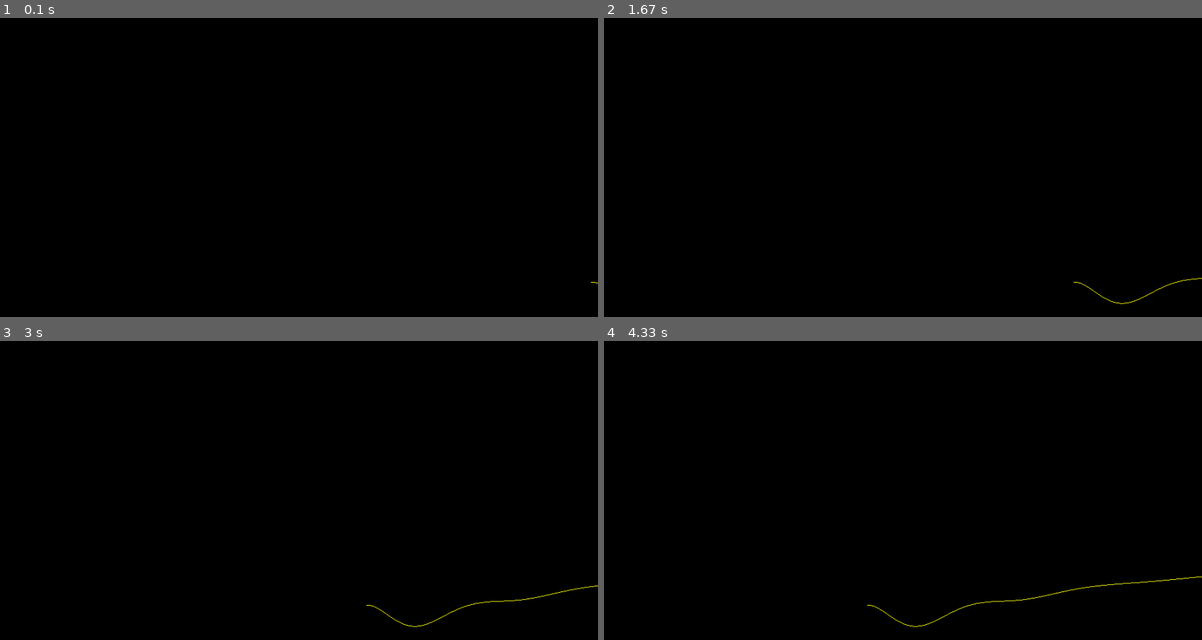
Above: before the commit, frames 1-4 (two rows, left to right).
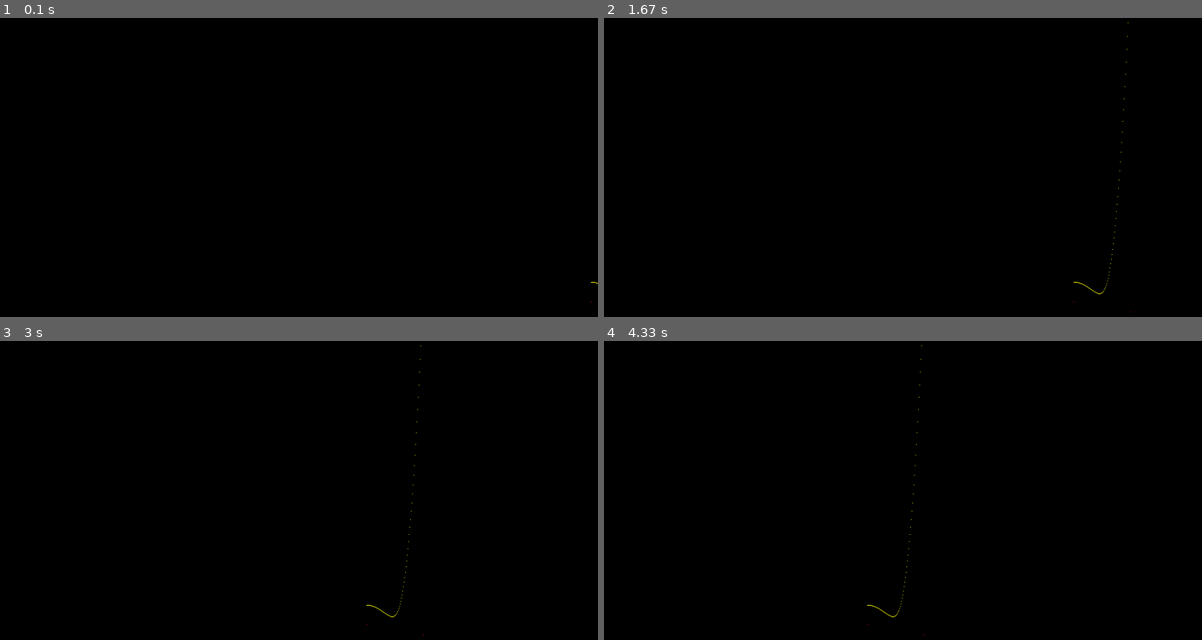
Above: after the commit, the same moments.

Repository: troncosoae/tareas-ctrl-intel
Game: pygame game, started from t6/main.py
Two runs of this game, one before a commit and one after it. Both use one fixed random seed, a clock stepped at 60 frames per second and the inputs below.
Inputs:
- Up to frame 1 (0.1 s): no input
- Up to frame 2 (1.67 s): no input
- Up to frame 3 (3 s): no input
- Up to frame 4 (4.33 s): no input

The runs differ from the first frame. In frame 1, less than 0.1% of the frame differs, in the area x 98-100%, y 88-95%; in frame 2, 0.1%; in frame 3, 0.2%; in frame 4, 0.3%, in the area x 44-100%, y 1-99%.

Commit message:
simulating with natural wind and pid control

Diff:
--- a/t6/ControlBoxes.py
+++ b/t6/ControlBoxes.py
@@ -23,6 +23,9 @@
         self.last_omega_g_error = 0
         self.last_tau_gr = 0
 
+        self.P_g_error_seq_N = int(1/Ts)
+        self.P_g_error_seq = np.zeros(self.P_g_error_seq_N)
+        self.last_avg_P_g_error = 0
         self.last_P_g_error = 0
         self.last_beta_r = 0
 
@@ -37,10 +40,15 @@
         self.last_omega_g_error = omega_g_error
 
         P_g_error = input_values['P_g'] - input_values['P_r']
-        beta_r = self.last_beta_r + self.kp1*P_g_error - \
-            self.kp1*self.last_P_g_error + self.ki1*self.Ts*P_g_error
+        avg_P_g_error = np.mean(self.P_g_error_seq)
+        beta_r = self.last_beta_r + self.kp1*avg_P_g_error - \
+            self.kp1*self.last_avg_P_g_error + self.ki1*self.Ts*avg_P_g_error
 
         self.last_P_g_error = P_g_error
+        self.last_avg_P_g_error = avg_P_g_error
+        self.P_g_error_seq[1:self.P_g_error_seq_N] = self.P_g_error_seq[
+            0:self.P_g_error_seq_N-1]
+        self.P_g_error_seq[0] = P_g_error
         self.last_beta_r = beta_r
 
         return {
--- a/t6/SystemBoxes.py
+++ b/t6/SystemBoxes.py
@@ -65,7 +65,7 @@
             'v_s':  self.state['v_s'],
             'v_ws': self.state['v_ws'],
             'v_ts': self.state['v_ts'],
-            'v_W': 1,  # TODO: cambiar esto por valor real
+            'v_W': v_W,  # TODO: cambiar esto por valor real
         }
 
 
--- a/t6/main.py
+++ b/t6/main.py
@@ -28,7 +28,7 @@
         omega_g_0=omega_g_stable)
     generator_converter_model = GeneratorConverterModel('gc_model', Ts)
     omega_g_ctrl = TurbineController(
-        'omega_g_ctrl', kp=[10000, 10], ki=[1, 0], kd=[0, 0], Ts=Ts)
+        'omega_g_ctrl', kp=[10000, 1], ki=[1, 0], kd=[0, 0], Ts=Ts)
     measurer = PlottingMeasurer(
         'meas',
         [
